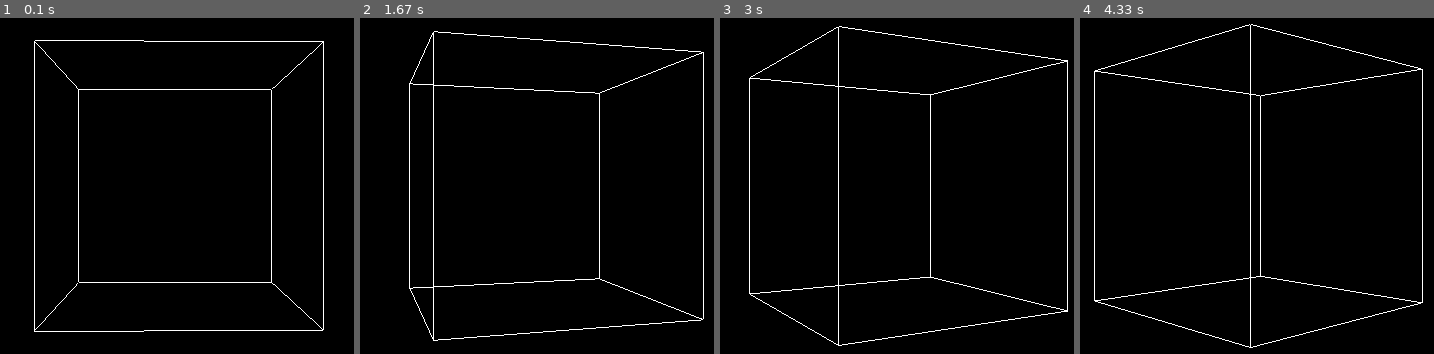
Above: before the commit, frames 1-4 (left to right).
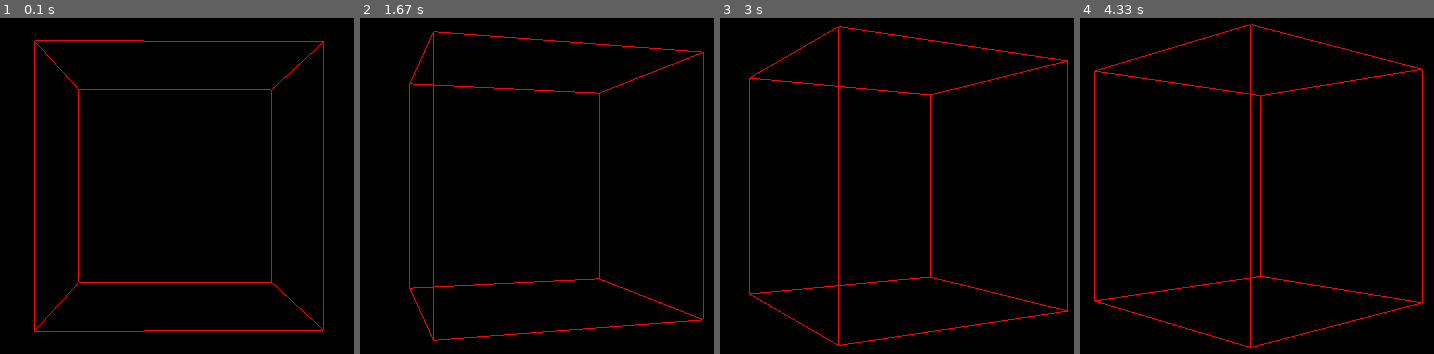
Above: after the commit, the same moments.

Repository: DenDen047/LabProgram
Game: pygame game, started from test_pygame.py
The game is run twice, just before and just after one commit, with the same random seed, the same clock (stepped at 60 frames per second) and the same inputs.
Inputs:
- Up to frame 1 (0.1 s): no input
- Up to frame 2 (1.67 s): no input
- Up to frame 3 (3 s): no input
- Up to frame 4 (4.33 s): no input

The runs differ from the first frame. In frame 1, 1.8% of the frame differs, in the area x 9-92%, y 6-94%; in frame 2, 1.8%; in frame 3, 1.9%; in frame 4, 1.9%, in the area x 3-97%, y 1-99%.

Commit message:
add color to test_pygame.sh

Diff:
--- a/test_pygame.py
+++ b/test_pygame.py
@@ -24,8 +24,10 @@
 # === draw object ===
 class Cube(object):
 	"""docstring for ViewCube"""
-	def __init__(self, name):
-		self.name = name
+	def __init__(self, r, g, b):
+		self.r = r
+		self.g = g
+		self.b = b
 		self.verticies = (
 						( 1, -1, -1),
 						( 1,  1, -1),
@@ -55,8 +57,18 @@
 		glBegin(GL_LINES)
 		for edge in self.edges:
 			for vertex in edge:
+				glColor3f(self.r, self.g, self.b)
 				glVertex3fv(self.verticies[vertex])
 		glEnd()
+
+class Lamp(object):
+	"""docstring for Lamp"""
+	def __init__(self, name):
+		self.name = name
+
+	def viewObject(self):
+		pass
+
 
 
 
@@ -72,7 +84,8 @@
 	glTranslatef(0.0, 0.0, -5)	# translate (x,y,z)
 
 	# declaration
-	obj = Cube("cube")
+	obj = Cube(1.0,0.0,0.0)
+
 
 	# loop
 	while True:
